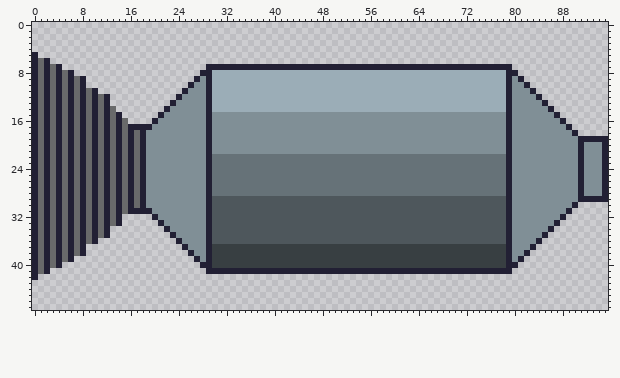
Sprite sheet: res/ship.png. The picture above is the old version.
The file is 96x48 pixels.
Once edited:
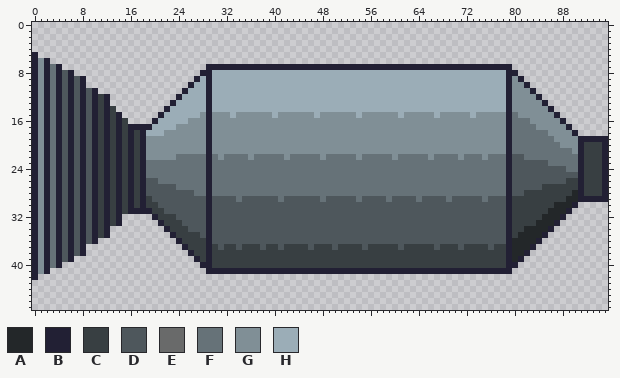
Palette (. is transparent): A #232729  B #222034  C #383f42  D #4e575c  E #696a6a  F #667278  G #808f96  H #9badb7
Change:
y 6: x 1 E -> G
y 7: x 1 E -> G; x 3 E -> F
y 8: x 1 E -> G; x 3 E -> F; x 5 E -> D
y 9: x 1 E -> G; x 3 E -> F; x 5 E -> D; x 7 E -> D; x 28 G -> H
y 10: x 1 E -> G; x 3 E -> F; x 5 E -> D; x 7 E -> D; x 27..28 GG -> HH
y 11: x 1 E -> G; x 3 E -> F; x 5 E -> D; x 7 E -> D; x 9 E -> D; x 26..28 GGG -> HHH
y 12: x 1 E -> G; x 3 E -> F; x 5 E -> D; x 7 E -> D; x 9 E -> D; x 11 E -> C; x 25..28 GGGG -> HHHH
y 13: x 1 E -> G; x 3 E -> F; x 5 E -> D; x 7 E -> D; x 9 E -> D; x 11 E -> C; x 24..28 GGGGG -> HHHHH
y 14: x 1 E -> G; x 3 E -> F; x 5 E -> D; x 7 E -> D; x 9 E -> D; x 11 E -> C; x 13 E -> C; x 23..28 GGGGGG -> HHHHHH
y 15: x 1 E -> G; x 3 E -> F; x 5 E -> D; x 7 E -> D; x 9 E -> D; x 11 E -> C; x 13 E -> C; x 22..27 GGGGGG -> HHHHHH; x 33 G -> H; x 40 G -> H; x 47 G -> H; x 54 G -> H; x 61 G -> H; x 67 G -> H; x 73 G -> H; x 80 G -> F
y 16: x 1 E -> G; x 3 E -> F; x 5 E -> D; x 7 E -> D; x 9 E -> D; x 11 E -> C; x 13 E -> C; x 15 E -> C; x 21..25 GGGGG -> HHHHH; x 80..82 GGG -> FFF
y 17: x 1 E -> G; x 3 E -> F; x 5 E -> D; x 7 E -> D; x 9 E -> D; x 11 E -> C; x 13 E -> C; x 15 E -> C; x 20..23 GGGG -> HHHH; x 80..83 GGGG -> FFFF
y 18: x 1 E -> G; x 3 E -> F; x 5 E -> D; x 7 E -> D; x 9 E -> D; x 11 E -> C; x 13 E -> C; x 15 E -> C; x 17 E -> C; x 19..21 GGG -> HHH; x 80..85 GGGGGG -> FFFFFF
y 19: x 1 E -> G; x 3 E -> F; x 5 E -> D; x 7 E -> D; x 9 E -> D; x 11 E -> C; x 13 E -> C; x 15 E -> C; x 17 E -> C; x 80..86 GGGGGGG -> FFFFFFF
y 20: x 1 E -> G; x 3 E -> F; x 5 E -> D; x 7 E -> D; x 9 E -> D; x 11 E -> C; x 13 E -> C; x 15 E -> C; x 17 E -> C; x 80..87 GGGGGGGG -> FFFFFFFF; x 92..94 GGG -> CCC
y 21: x 1 E -> G; x 3 E -> F; x 5 E -> D; x 7 E -> D; x 9 E -> D; x 11 E -> C; x 13 E -> C; x 15 E -> C; x 17 E -> C; x 80..89 GGGGGGGGGG -> FFFFFFFFFF; x 92..94 GGG -> CCC
y 22: x 1 E -> G; x 3 E -> F; x 5 E -> D; x 7 E -> D; x 9 E -> D; x 11 E -> C; x 13 E -> C; x 15 E -> C; x 17 E -> C; x 24..28 GGGGG -> FFFFF; x 31 F -> G; x 36 F -> G; x 42 F -> G; x 48 F -> G; x 54 F -> G; x 60 F -> G; x 66 F -> G; x 71 F -> G; x 75 F -> G; x 80..90 GGGGGGGGGGG -> DDFFFFFFFFF; x 92..94 GGG -> CCC
y 23: x 1 E -> G; x 3 E -> F; x 5 E -> D; x 7 E -> D; x 9 E -> D; x 11 E -> C; x 13 E -> C; x 15 E -> C; x 17 E -> C; x 19..28 GGGGGGGGGG -> FFFFFFFFFF; x 80..90 GGGGGGGGGGG -> DDDDDDFFFFF; x 92..94 GGG -> CCC
y 24: x 1 E -> G; x 3 E -> F; x 5 E -> D; x 7 E -> D; x 9 E -> D; x 11 E -> C; x 13 E -> C; x 15 E -> C; x 17 E -> C; x 19..28 GGGGGGGGGG -> FFFFFFFFFF; x 80..90 GGGGGGGGGGG -> DDDDDDDDDFF; x 92..94 GGG -> CCC
y 25: x 1 E -> G; x 3 E -> F; x 5 E -> D; x 7 E -> D; x 9 E -> D; x 11 E -> C; x 13 E -> C; x 15 E -> C; x 17 E -> C; x 19..28 GGGGGGGGGG -> FFFFFFFFFF; x 80..90 GGGGGGGGGGG -> DDDDDDDDDDD; x 92..94 GGG -> CCC
y 26: x 1 E -> G; x 3 E -> F; x 5 E -> D; x 7 E -> D; x 9 E -> D; x 11 E -> C; x 13 E -> C; x 15 E -> C; x 17 E -> C; x 19..28 GGGGGGGGGG -> DDFFFFFFFF; x 80..90 GGGGGGGGGGG -> DDDDDDDDDCC; x 92..94 GGG -> CCC
y 27: x 1 E -> G; x 3 E -> F; x 5 E -> D; x 7 E -> D; x 9 E -> D; x 11 E -> C; x 13 E -> C; x 15 E -> C; x 17 E -> C; x 19..28 GGGGGGGGGG -> DDDDDFFFFF; x 80..90 GGGGGGGGGGG -> DDDDDCCCCCC; x 92..94 GGG -> CCC
y 28: x 1 E -> G; x 3 E -> F; x 5 E -> D; x 7 E -> D; x 9 E -> D; x 11 E -> C; x 13 E -> C; x 15 E -> C; x 17 E -> C; x 19..28 GGGGGGGGGG -> DDDDDDDDFF; x 80..90 GGGGGGGGGGG -> DDCCCCCCCCA; x 92..94 GGG -> CCC
y 29: x 1 E -> G; x 3 E -> F; x 5 E -> D; x 7 E -> D; x 9 E -> D; x 11 E -> C; x 13 E -> C; x 15 E -> C; x 17 E -> C; x 19..28 GGGGGGGGGG -> CDDDDDDDDD; x 34 D -> F; x 41 D -> F; x 48 D -> F; x 54 D -> F; x 59 D -> F; x 64 D -> F; x 69 D -> F; x 75 D -> F; x 80..90 GGGGGGGGGGG -> CCCCCCCCCAA
y 30: x 1 E -> G; x 3 E -> F; x 5 E -> D; x 7 E -> D; x 9 E -> D; x 11 E -> C; x 13 E -> C; x 15 E -> C; x 17 E -> C; x 19..28 GGGGGGGGGG -> CCDDDDDDDD; x 80..89 GGGGGGGGGG -> CCCCCCCAAA
y 31: x 1 E -> G; x 3 E -> F; x 5 E -> D; x 7 E -> D; x 9 E -> D; x 11 E -> C; x 13 E -> C; x 15 E -> C; x 20..28 GGGGGGGGG -> CCDDDDDDD; x 80..88 GGGGGGGGG -> CCCCCCAAA
y 32: x 1 E -> G; x 3 E -> F; x 5 E -> D; x 7 E -> D; x 9 E -> D; x 11 E -> C; x 13 E -> C; x 21..28 GGGGGGGG -> CCCDDDDD; x 80..87 GGGGGGGG -> CCCCCAAA
y 33: x 1 E -> G; x 3 E -> F; x 5 E -> D; x 7 E -> D; x 9 E -> D; x 11 E -> C; x 13 E -> C; x 22..28 GGGGGGG -> CCCDDDD; x 80..86 GGGGGGG -> CCCCAAA
y 34: x 1 E -> G; x 3 E -> F; x 5 E -> D; x 7 E -> D; x 9 E -> D; x 11 E -> C; x 23..28 GGGGGG -> CCCDDD; x 80..85 GGGGGG -> CCAAAA
y 35: x 1 E -> G; x 3 E -> F; x 5 E -> D; x 7 E -> D; x 9 E -> D; x 11 E -> C; x 24..28 GGGGG -> CCCCD; x 80..84 GGGGG -> CAAAA
y 36: x 1 E -> G; x 3 E -> F; x 5 E -> D; x 7 E -> D; x 9 E -> D; x 25..28 GGGG -> CCCC; x 80..83 GGGG -> AAAA
y 37: x 1 E -> G; x 3 E -> F; x 5 E -> D; x 7 E -> D; x 26..28 GGG -> CCC; x 31 C -> D; x 34 C -> D; x 38 C -> D; x 41 C -> D; x 46 C -> D; x 50 C -> D; x 55 C -> D; x 61 C -> D; x 67 C -> D; x 71 C -> D; x 76 C -> D; x 80..82 GGG -> AAA
y 38: x 1 E -> G; x 3 E -> F; x 5 E -> D; x 7 E -> D; x 27..28 GG -> CC; x 80..81 GG -> AA
y 39: x 1 E -> G; x 3 E -> F; x 5 E -> D; x 28 G -> C; x 80 G -> A
y 40: x 1 E -> G; x 3 E -> F
y 41: x 1 E -> G
